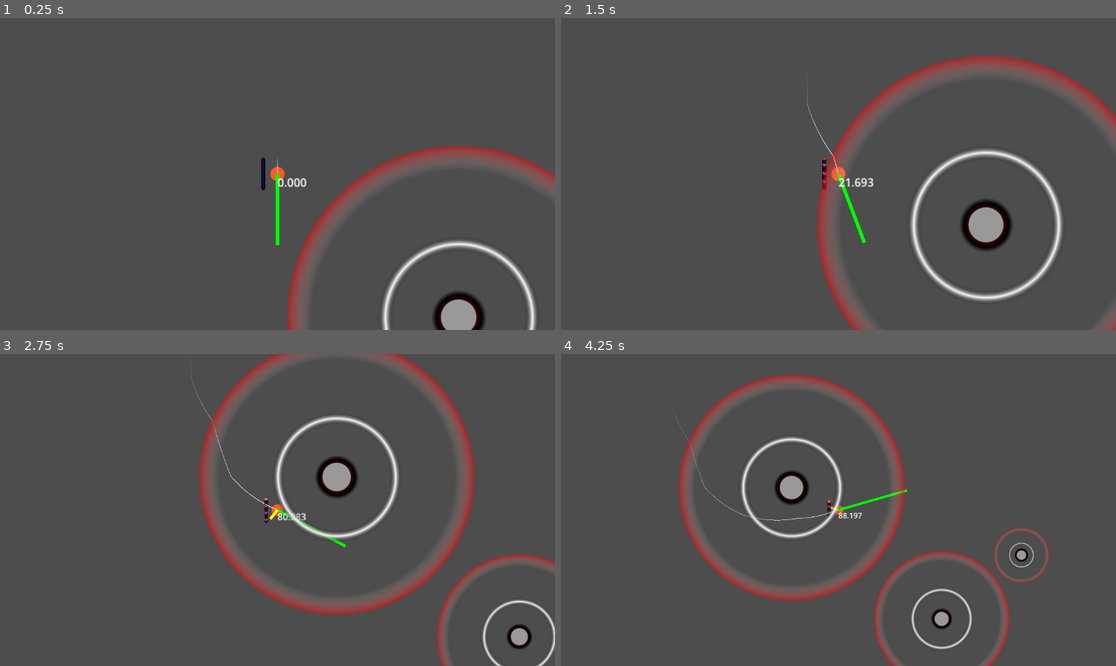
Above: before the commit, frames 1-4 (two rows, left to right).
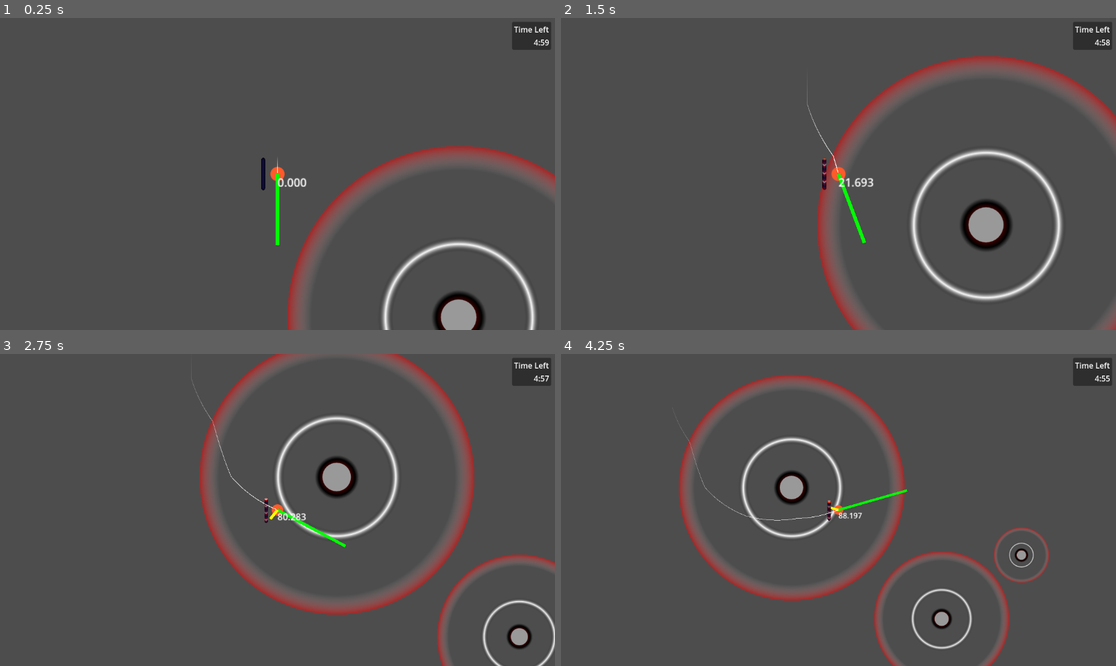
Above: after the commit, the same moments.

Repository: CrankGameDev/StuckInALoopGameJam
Game: Godot game, scene res://scenes/levels/demo_level.tscn
Same seed, same stepped clock (60 frames per second), same inputs: the game is played once before the commit and once after it. This scene is started directly instead of the project's main scene.
Inputs (mouse positions are in pixels of both pictures, inside the frame that each line leads up to):
- Up to frame 1 (0.25 s): no input
- Up to frame 2 (1.5 s): tap Enter (ui_accept) at 0.5, 0.77 s; move the mouse to (960, 158) at 0.52 s; press the mouse at (960, 158) at 0.53 s; hold Right (ui_right) 0.53-1.28 s; move the mouse to (727, 189) at 1.27 s; release the mouse at (727, 189) at 1.28 s; hold Down (ui_down) from 1.28 s (still down); click (727, 189) at 1.35 s
- Up to frame 3 (2.75 s): tap Enter (ui_accept) at 1.52 s; move the mouse to (333, 441) at 2.02 s; release Down (ui_down) at 2.03 s; press the mouse at (333, 441) at 2.03 s; hold Right (ui_right) from 2.03 s (still down)
- Up to frame 4 (4.25 s): move the mouse to (810, 572) at 2.77 s; release Right (ui_right) at 2.78 s; release the mouse at (810, 572) at 2.78 s; hold Up (ui_up) 2.78-3.53 s; click (810, 572) at 2.85 s; tap Enter (ui_accept) at 3.02, 3.77 s; move the mouse to (1005, 556) at 3.52 s; press the mouse at (1005, 556) at 3.53 s; hold Left (ui_left) from 3.53 s (still down)

The runs differ from the first frame. In frame 1, 0.6% of the frame differs, in the area x 92-100%, y 1-11%; in frame 2, 0.6%; in frame 3, 0.7%, in the area x 38-100%, y 1-61%; in frame 4, 0.7%.

Commit message:
new: Added 'time_limit' to 'level.gd'
- Adds a 'time_limit' property to Level to set the amount of time allowed for completion
- Adds an internal Timer child to Level to track the time left in a level
- Adds a 'timeout' signal to Level, emitted when the 'time_limit' is exhausted

Diff:
--- a/scenes/base_level.tscn
+++ b/scenes/base_level.tscn
@@ -16,6 +16,46 @@
 script = ExtResource("1_v5pm0")
 curve = SubResource("Curve_qk4wr")
 
+[node name="UI" type="CanvasLayer" parent="."]
+
+[node name="TopRightSection" type="MarginContainer" parent="UI"]
+anchors_preset = 1
+anchor_left = 1.0
+anchor_right = 1.0
+offset_left = -40.0
+offset_bottom = 40.0
+grow_horizontal = 0
+theme_override_constants/margin_left = 8
+theme_override_constants/margin_top = 8
+theme_override_constants/margin_right = 8
+theme_override_constants/margin_bottom = 8
+
+[node name="Panel" type="PanelContainer" parent="UI/TopRightSection"]
+layout_mode = 2
+
+[node name="Margin" type="MarginContainer" parent="UI/TopRightSection/Panel"]
+layout_mode = 2
+theme_override_constants/margin_left = 4
+theme_override_constants/margin_top = 4
+theme_override_constants/margin_right = 4
+theme_override_constants/margin_bottom = 4
+
+[node name="VBox" type="VBoxContainer" parent="UI/TopRightSection/Panel/Margin"]
+layout_mode = 2
+
+[node name="TimeLeftWidget" type="VBoxContainer" parent="UI/TopRightSection/Panel/Margin/VBox"]
+layout_mode = 2
+
+[node name="Heading" type="Label" parent="UI/TopRightSection/Panel/Margin/VBox/TimeLeftWidget"]
+layout_mode = 2
+text = "Time Left"
+
+[node name="TimeLeftLabel" type="Label" parent="UI/TopRightSection/Panel/Margin/VBox/TimeLeftWidget"]
+unique_name_in_owner = true
+layout_mode = 2
+text = "00:00"
+horizontal_alignment = 2
+
 [node name="Player" parent="." instance=ExtResource("2_20c08")]
 unique_name_in_owner = true
 
--- a/scripts/scenes/level.gd
+++ b/scripts/scenes/level.gd
@@ -1,12 +1,42 @@
+## Represents a level in the game.
 class_name Level
 extends Node
+
+## A signal emitted when the time limit of this level is elapsed.
+signal timeout
 
 @onready var player: CharacterBody2D = %Player
 @onready var line:  Line2D = %Line
 @onready var camera: Camera2D = %Camera
 
+@onready var time_left_label: Label = %TimeLeftLabel
+
+## The amount of time for the level to be completed in. [br]
+## If the player persists in the level for longer than this amount of time
+## then the [signal timeout] signal will be emitted.
+@export_range(0.0, 600.0, 0.5, "or_greater", "suffix:seconds")
+var time_limit: float = 300.0
+
 @export var curve: Curve
+
 var buf: float
+
+## The amount of time left for level completion. [br]
+## Returns [code]-1.0[/code] if the level is not yet ready.
+var time_left: float :
+	get: return _level_timer.time_left if _level_timer else -1.0
+
+var _level_timer: Timer
+
+
+func _ready() -> void:
+	# Create an internal Timer node to track the level time.
+	_level_timer = Timer.new()
+	_level_timer.autostart = true
+	_level_timer.one_shot = true
+	_level_timer.wait_time = time_limit
+	_level_timer.timeout.connect(self.timeout.emit)
+	add_child(_level_timer, false, Node.INTERNAL_MODE_FRONT)
 
 
 func _physics_process(delta: float) -> void:
@@ -27,3 +57,11 @@
 	buf = zoomed
 	#zoomed = maxf(zoomed,1)
 	camera.zoom = Vector2(zoomed,zoomed)
+
+	# Display time left in whole minutes and seconds.
+	var minutes_left: int = floori(_level_timer.time_left / 60.0)
+	var seconds_left: int = floori(_level_timer.time_left) % 60
+	time_left_label.text = "{mins}:{secs}".format({
+		"mins": minutes_left,
+		"secs": "%02d" % seconds_left,
+	})
